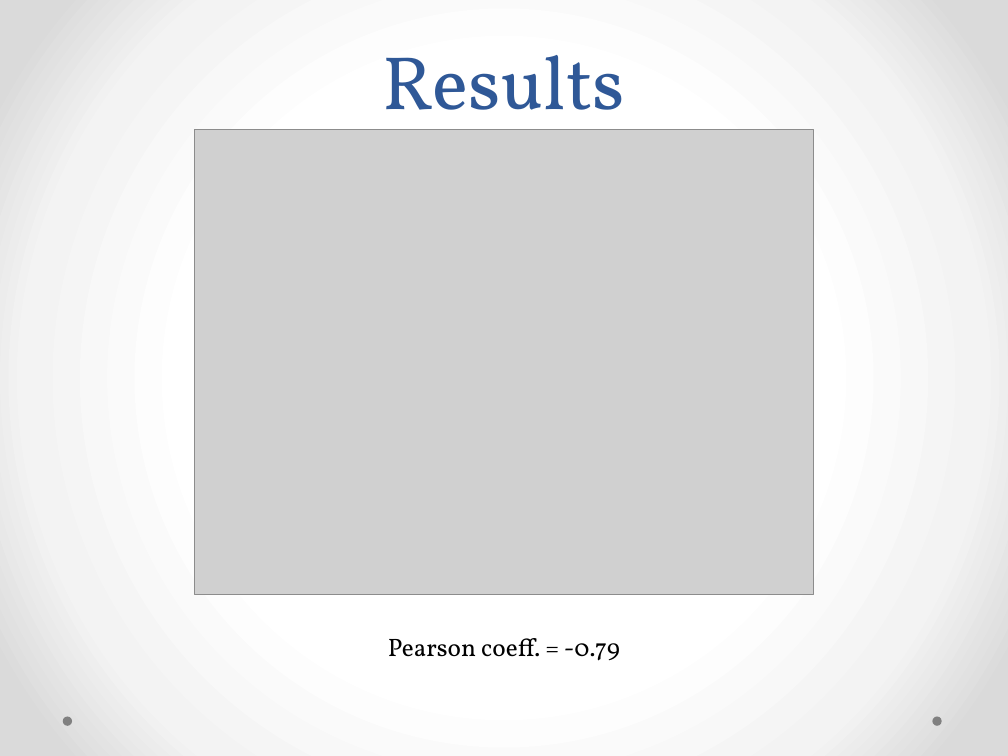
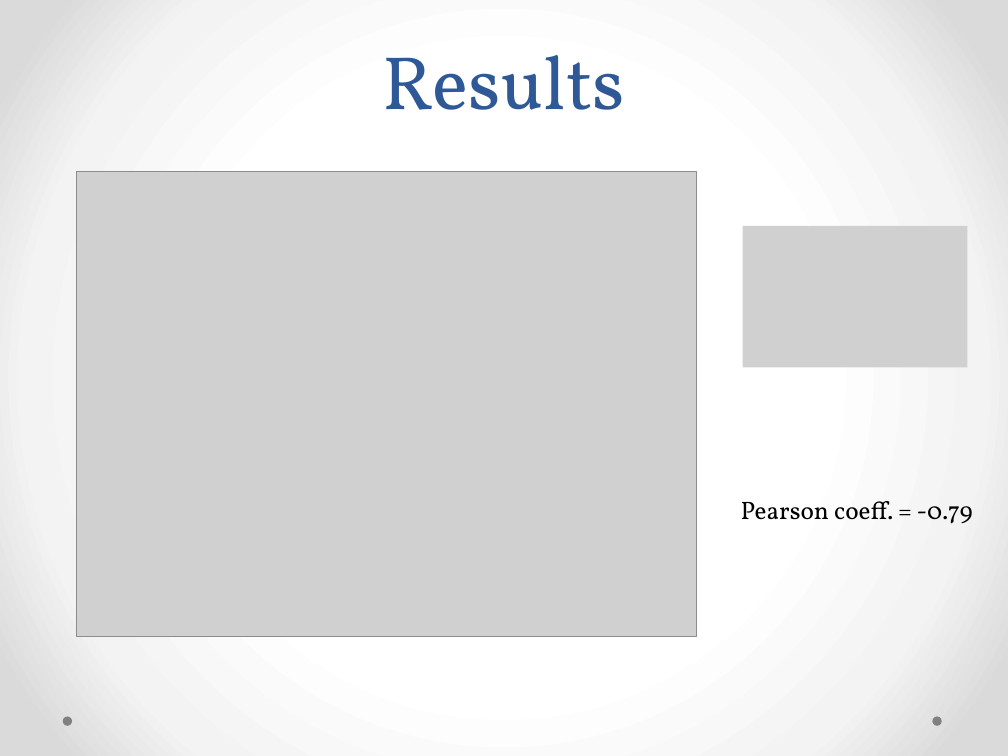
Before and after one commit to twcannon/MastersThesis, a slide deck: slide 27 of Paper/MastersPresentation.pptx (slide 23 before the commit). Drawn at 1008x756 pixels with LibreOffice and Linux fonts; fonts in the diff are those of the drawing; grey boxes stand for pictures. Boxes give left, top, right and bottom in pixels: in the first picture for what was removed or moved away, otherwise in the second. Text is boxed around its words. In the diff, an @@ line names an element or a change of style, - is before the commit and + after.

```diff
--- a/Paper/MastersPresentation.pptx
+++ b/Paper/MastersPresentation.pptx
@@ picture: place and size @@
-picture at (195,130,813,595)
+picture at (77,171,696,636)
@@ picture added at (743,226,968,367) @@
@@ text "Pearson coeff. = -0.79": place and size @@
-text "Pearson coeff. = -0.79" at (388,638,620,661)
+text "Pearson coeff. = -0.79" at (741,501,973,524)
```
Also in this commit, not shown: 16 other slides changed, 6 slides added, 2 slides removed, 12 other files.
